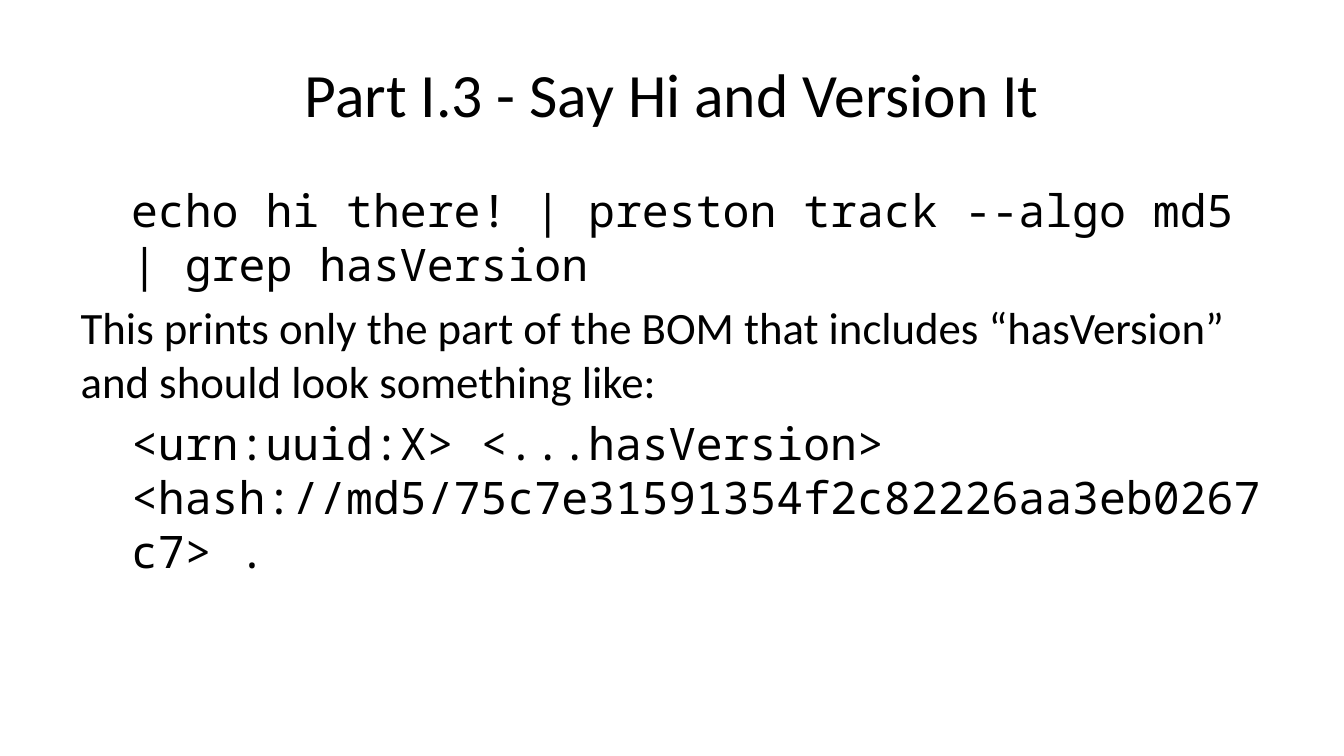
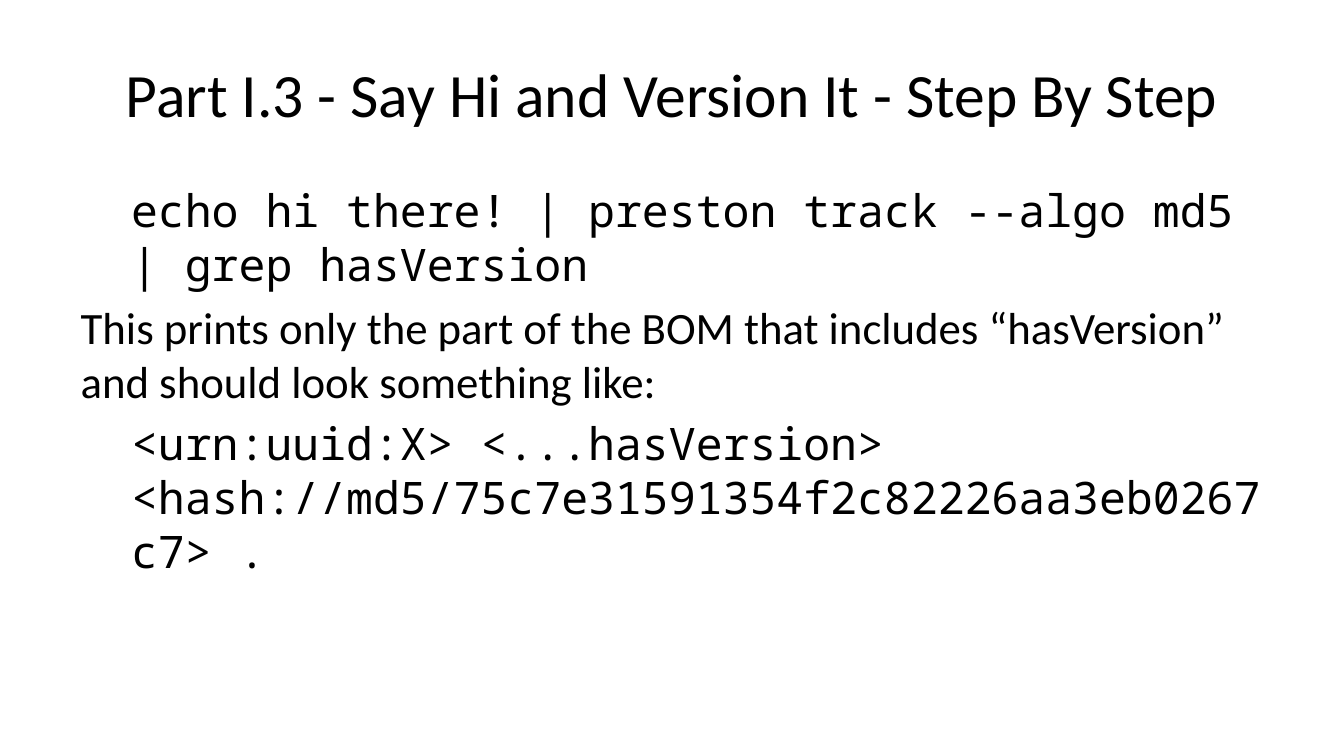
Before and after one commit to bat-literature/bat-literature.github.io, a slide deck: slide 13 of workshop.pptx. Drawn at 1344x756 pixels with LibreOffice and Linux fonts; fonts in the diff are those of the drawing. Boxes give left, top, right and bottom in pixels: in the first picture for what was removed or moved away, otherwise in the second. Text is boxed around its words. In the diff, an @@ line names an element or a change of style, - is before the commit and + after.

```diff
--- a/workshop.pptx
+++ b/workshop.pptx
@@ title at (126,74,1217,127): text changed @@
-Part I.3 - Say Hi and Version It
+Part I.3 - Say Hi and Version It - Step By Step
```
Also in this commit, not shown: 7 other slides changed, 3 other files.
